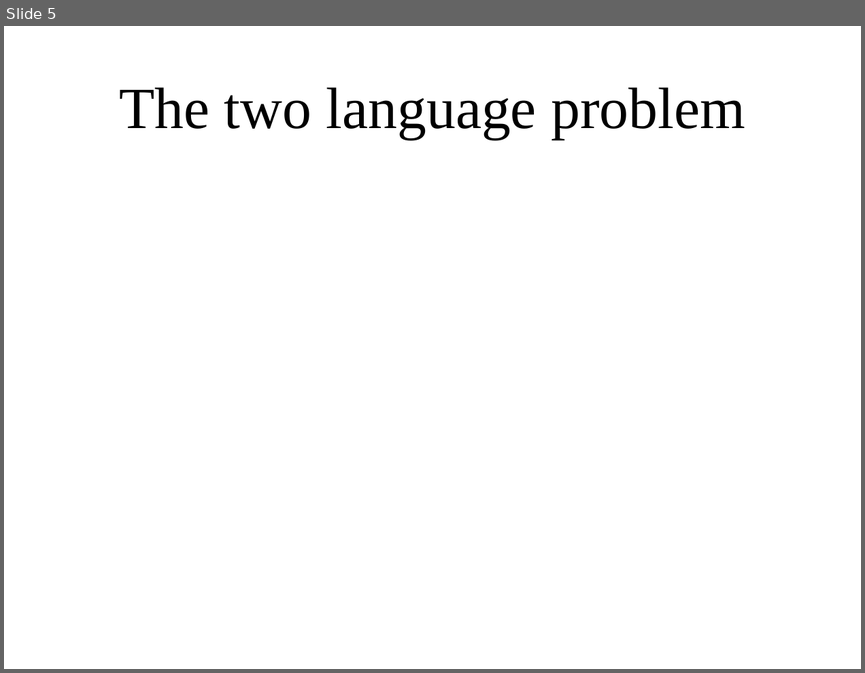
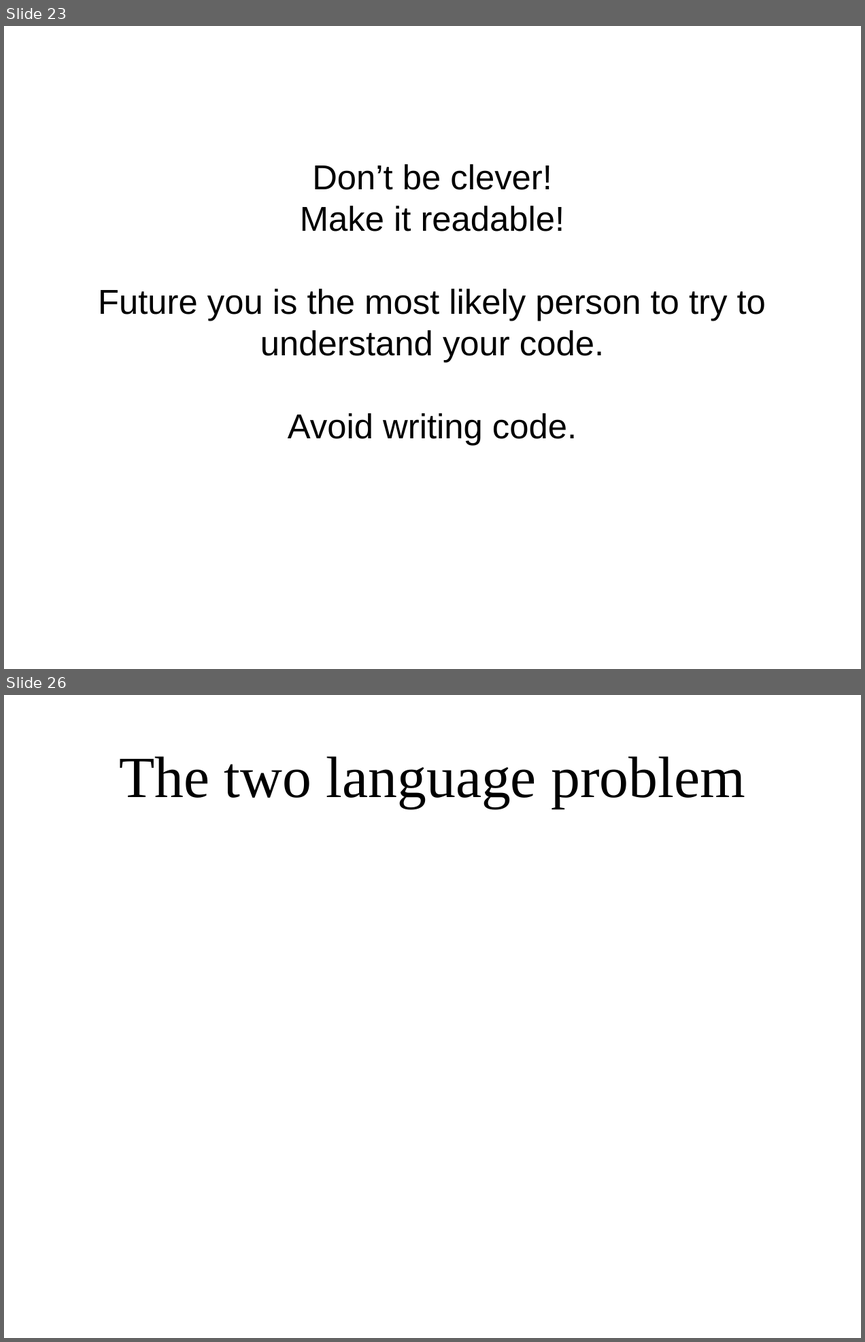
Before and after one commit to amueller/applied_ml_spring_2017, a slide deck: slides/aml-02-012317.odp. Shown one above the other, each under a label of ours: slide 5 before the commit, slides 23 and 26 after it; the slides between them are not shown. The pictures are 865x673 and 865x1342 pixels, drawn with LibreOffice and Linux fonts; fonts in the diff are those of the drawing. Boxes give left, top, right and bottom in pixels: in the first picture for what was removed or moved away, otherwise in the second. Text is boxed around its words. In the diff, an @@ line names an element or a change of style, - is before the commit and + after.

```diff
--- a/slides/aml-02-012317.odp
+++ b/slides/aml-02-012317.odp
@@ slide 23 added at [4,26,861,669], background #FFFFFF @@
@@ subtitle added at [98,164,766,446], 32 pt, text #000000 @@
+Don’t be clever!
+Make it readable!
+Future you is the most likely person to try to understand your code.
+Avoid writing code.
@@ what was slide 5 is now slide 26 @@
```
Also in this commit, not shown: 2 slides changed, 27 other slides added, 2 slides removed.
